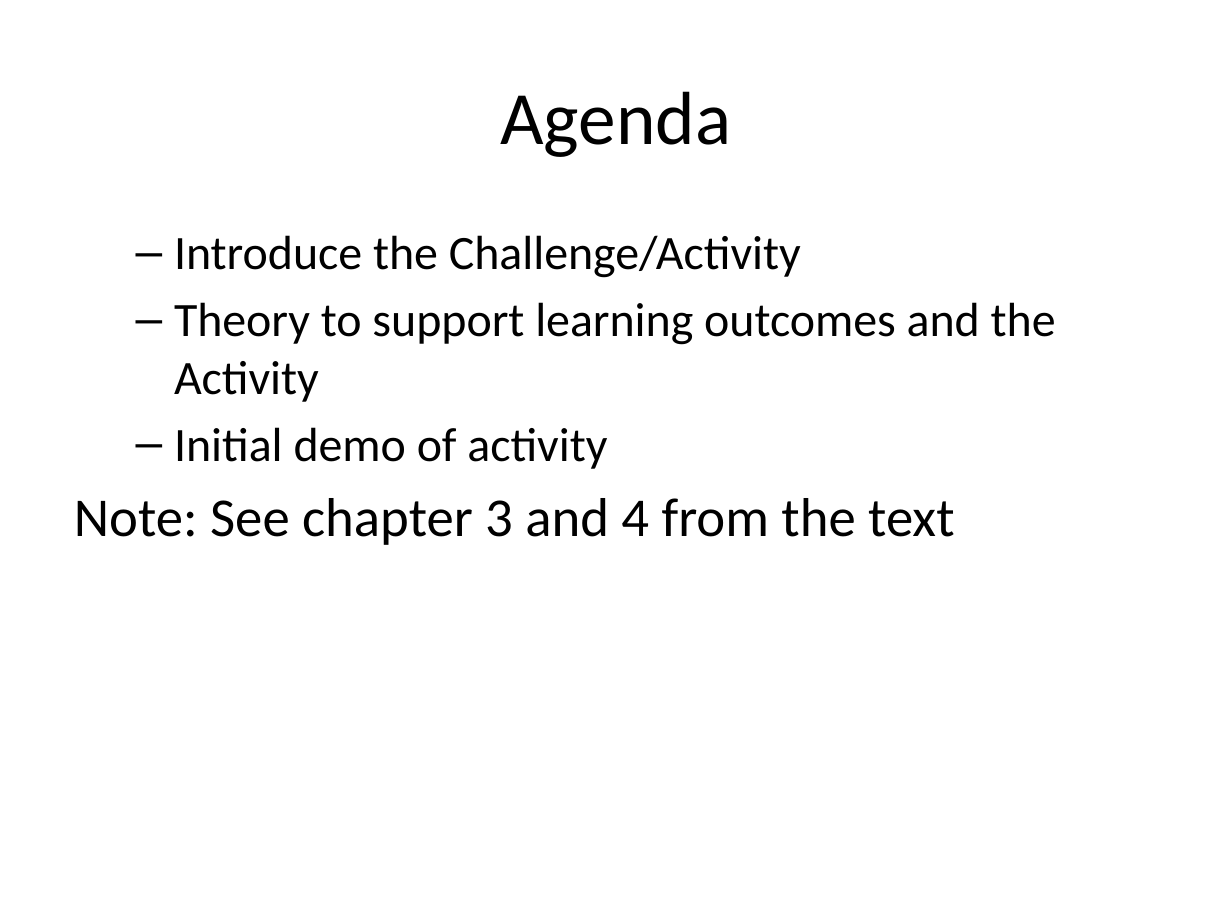
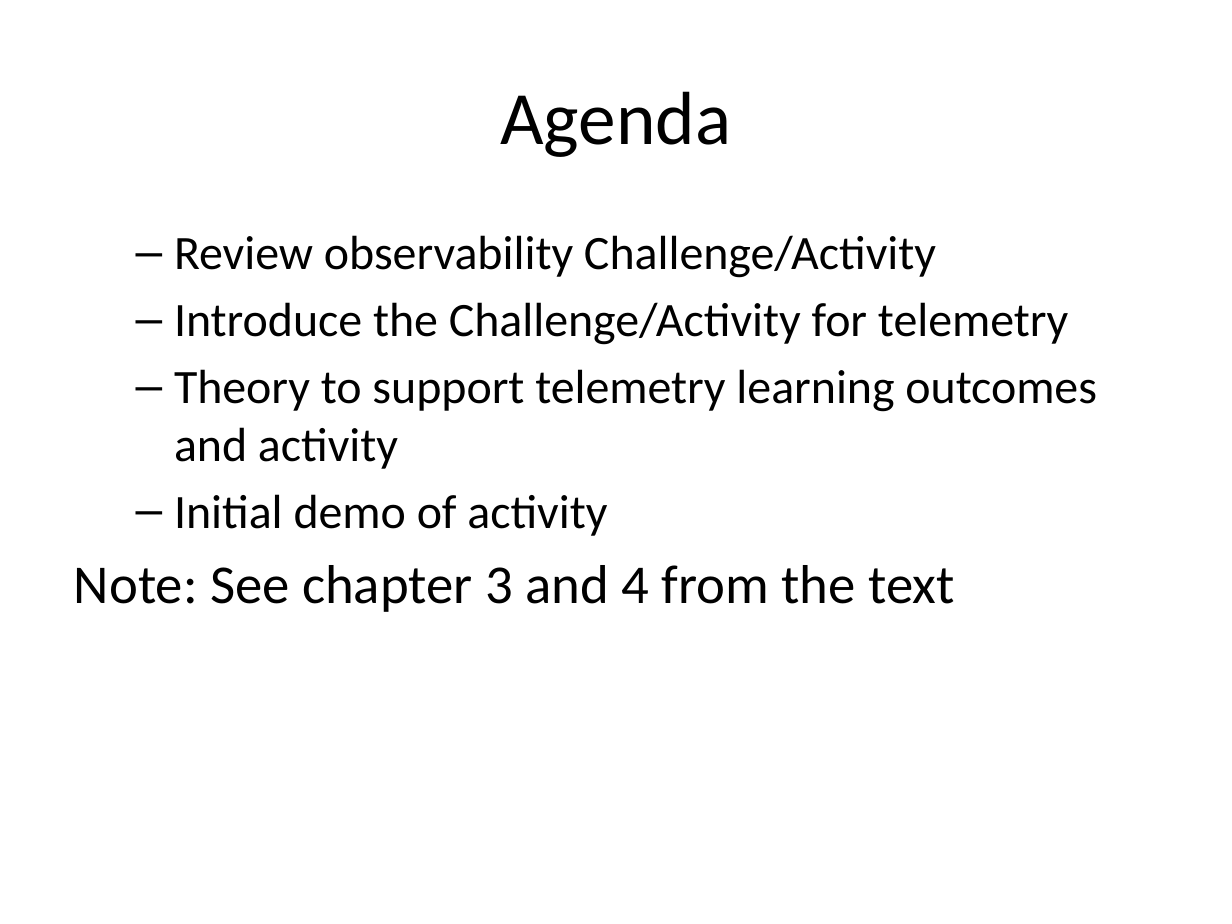
Before and after one commit to rhildred/INFO8985, a slide deck: slide 2 of telemetry/slides.pptx. Drawn at 1232x924 pixels with LibreOffice and Linux fonts; fonts in the diff are those of the drawing. Boxes give left, top, right and bottom in pixels: in the first picture for what was removed or moved away, otherwise in the second. Text is boxed around its words. In the diff, an @@ line names an element or a change of style, - is before the commit and + after.

```diff
--- a/telemetry/slides.pptx
+++ b/telemetry/slides.pptx
@@ text at [174, 235, 1097, 469]: text changed @@
-  – Introduce the Challenge/Activity
-  – Theory to support learning outcomes and the Activity
+  – Review observability Challenge/Activity
+  – Introduce the Challenge/Activity for telemetry
+  – Theory to support telemetry learning outcomes and activity
```
Also in this commit, not shown: 4 slides added, 15 other files.
